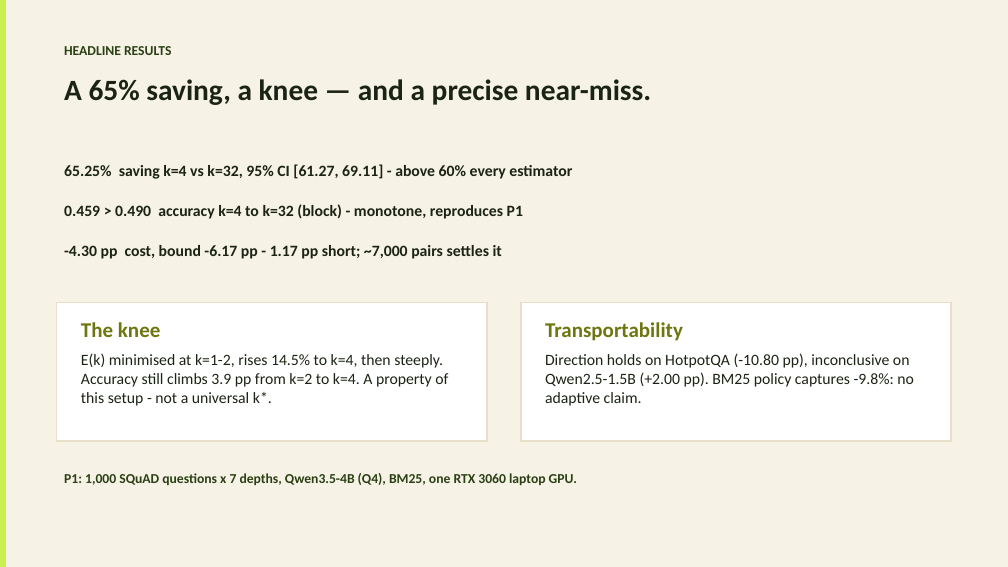
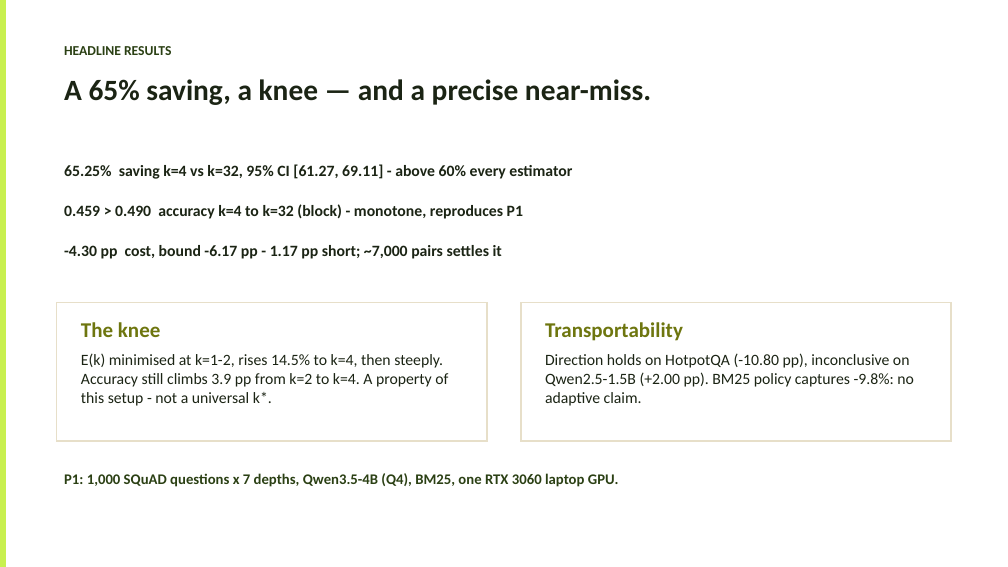
Before and after one commit to Atik203/energy-optimal-rag, a slide deck: slide 9 of ppt_slides/Energy_Methodology_Presentation.pptx. Drawn at 1008x567 pixels with LibreOffice and Linux fonts; fonts in the diff are those of the drawing. Boxes give left, top, right and bottom in pixels: in the first picture for what was removed or moved away, otherwise in the second. Text is boxed around its words. In the diff, an @@ line names an element or a change of style, - is before the commit and + after.

Commit message:
docs: white ground, 15pt floor, 20pt headers, 14pt footers in PPTX
Audit confirms no text under 13pt. All slides image-verified.

```diff
--- a/ppt_slides/Energy_Methodology_Presentation.pptx
+++ b/ppt_slides/Energy_Methodology_Presentation.pptx
@@ rectangle at (0,0,1008,567): fill #F6F2E6 to #FFFFFF; outline #F6F2E6 1.5 pt to #FFFFFF 1.5 pt @@
@@ text "P1: 1,000 SQuAD questions x ..." at (64,473,619,487): size 13 to 14 pt @@
```
Also in this commit, not shown: 9 other slides changed.
